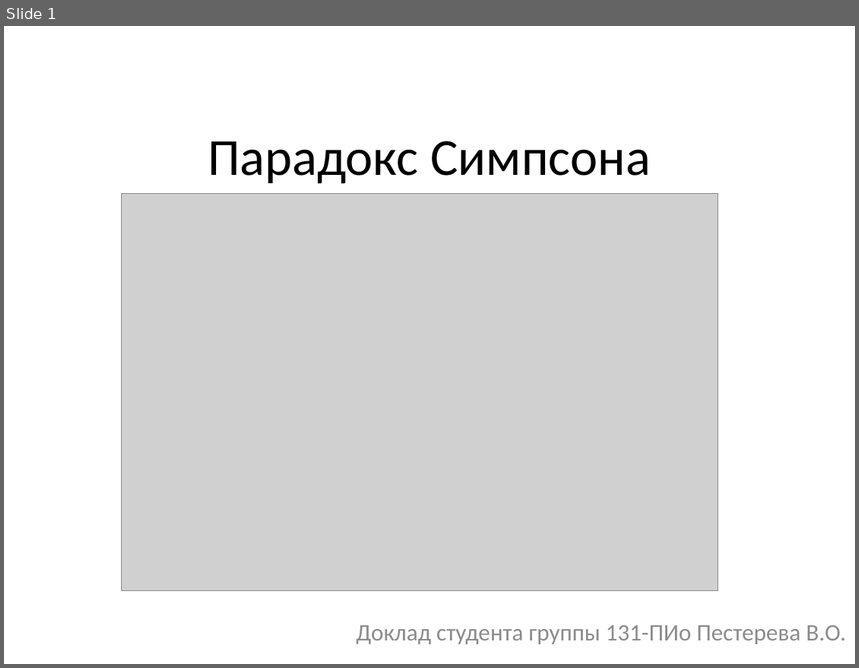
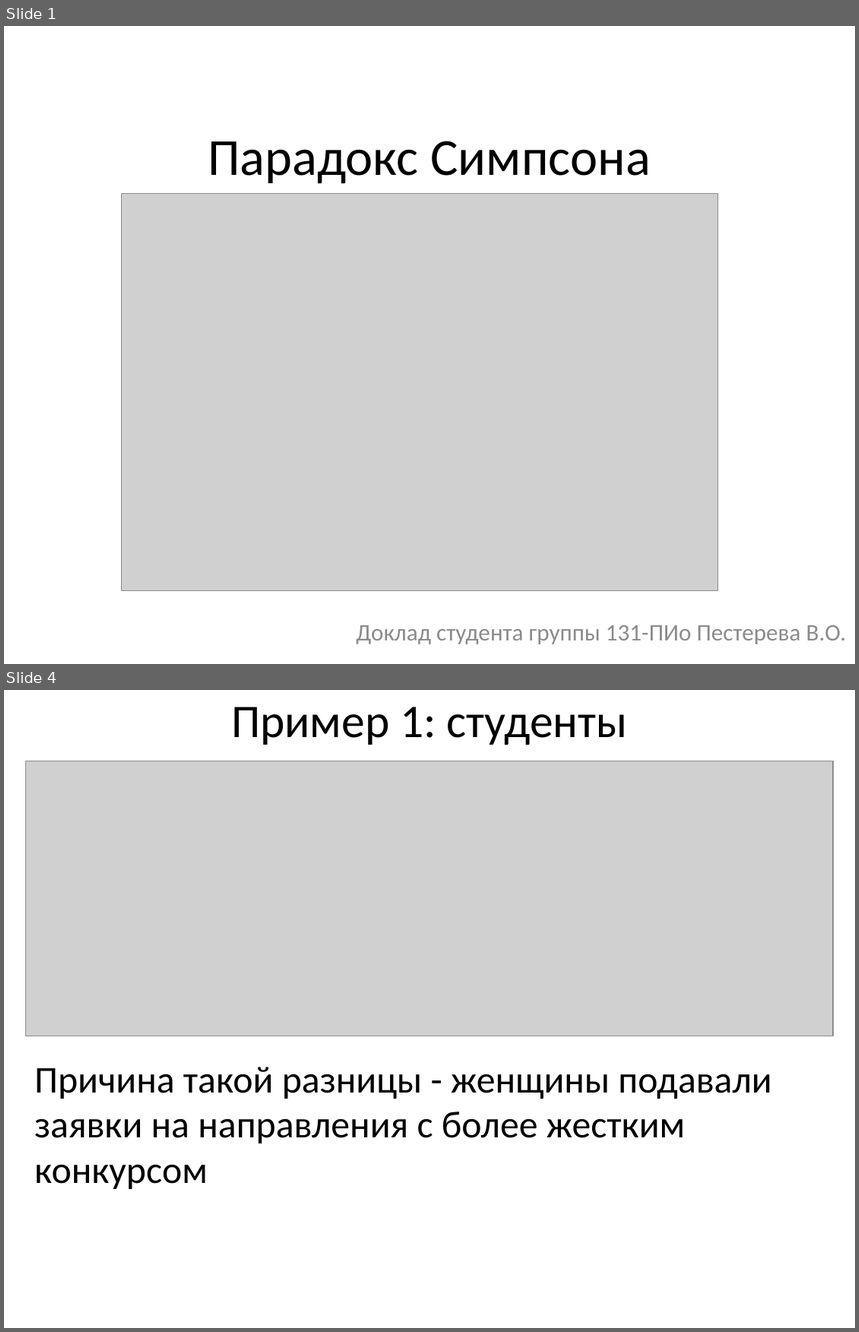
Before and after one commit to liaten/third_course, a slide deck: int_analysis_mat_methods/06_simpson/simpson.pptx. Shown one above the other, each under a label of ours: slide 1 before the commit, slides 1 and 4 after it; the slides between them are not shown. The pictures are 859x668 and 859x1332 pixels, drawn with LibreOffice and Linux fonts; fonts in the diff are those of the drawing; grey boxes stand for pictures. Boxes give left, top, right and bottom in pixels: in the first picture for what was removed or moved away, otherwise in the second. Text is boxed around its words. In the diff, an @@ line names an element or a change of style, - is before the commit and + after.

```diff
--- a/int_analysis_mat_methods/06_simpson/simpson.pptx
+++ b/int_analysis_mat_methods/06_simpson/simpson.pptx
@@ slide 4 added at [4, 690, 855, 1328], background #FFFFFF @@
@@ title added at [231, 707, 628, 745], 39.6 pt, text #000000 @@
+Пример 1: студенты
@@ picture added at [26, 761, 833, 1037] @@
@@ text added at [34, 1067, 772, 1189], 32 pt, text #000000 @@
+Причина такой разницы - женщины подавали заявки на направления с более жестким конкурсом
```
Also in this commit, not shown: 1 slide changed, 3 other slides added, 7 slides removed, 2 other files.
